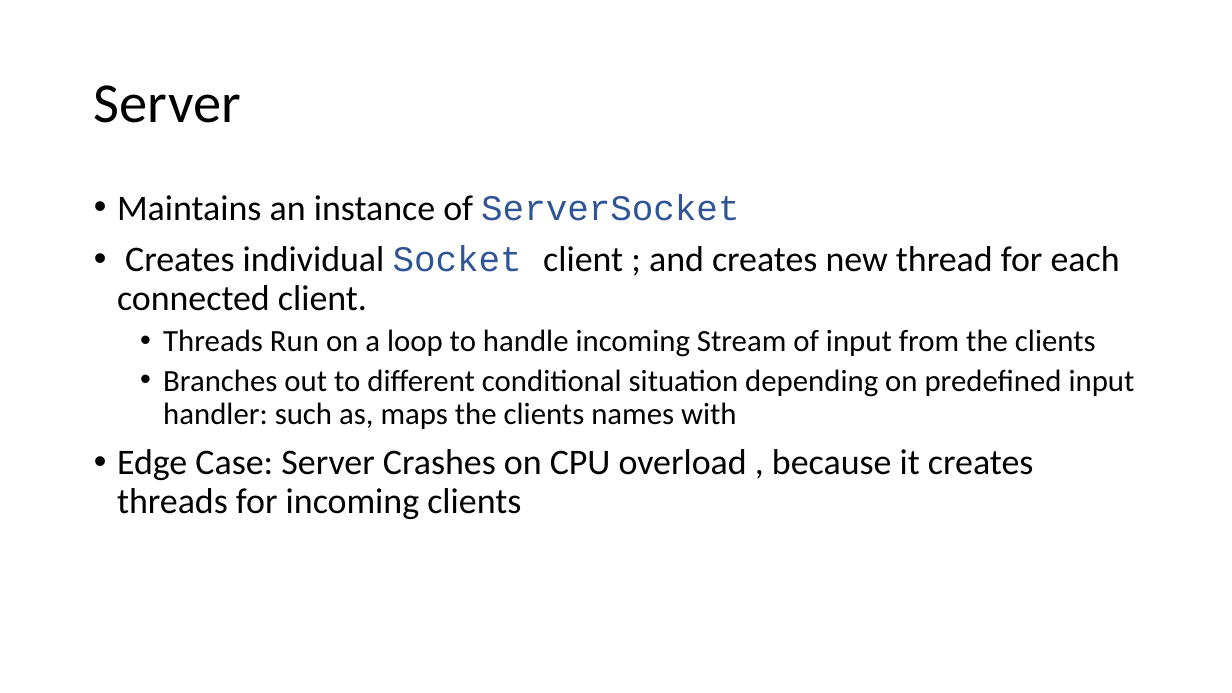
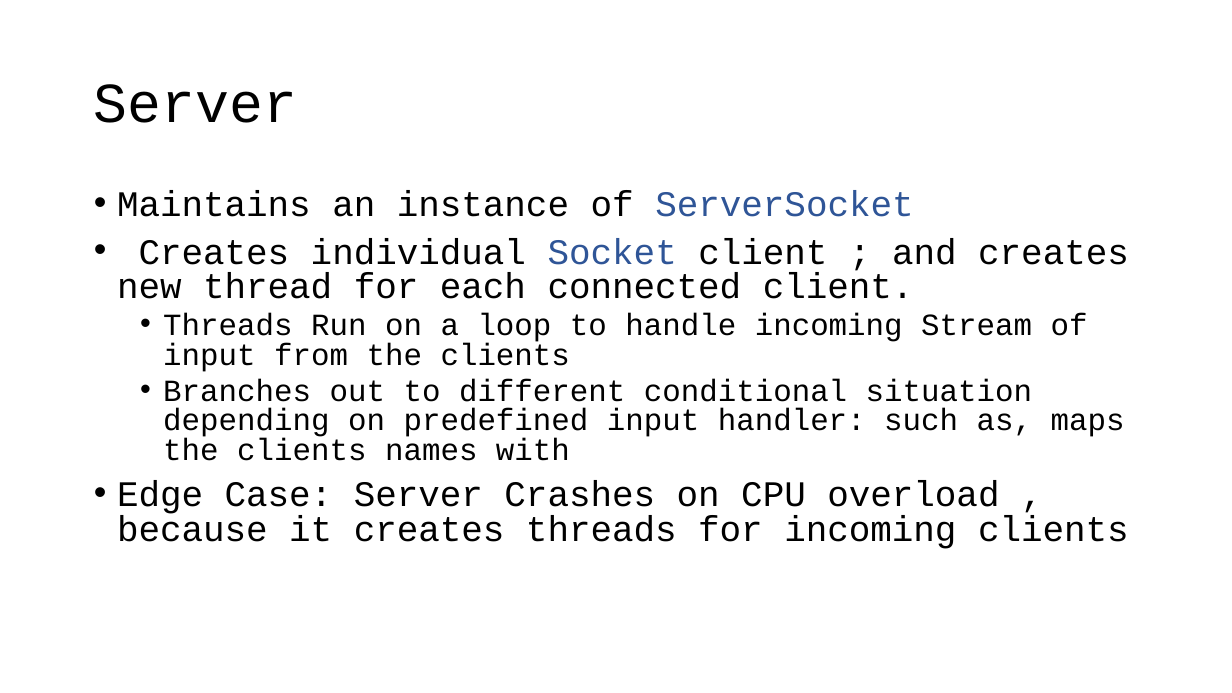
Before and after one commit to rahman-ashik/Demo-Game-Server, a slide deck: slide 5 of Game Server.pptx. Drawn at 1232x693 pixels with LibreOffice and Linux fonts; fonts in the diff are those of the drawing. Boxes give left, top, right and bottom in pixels: in the first picture for what was removed or moved away, otherwise in the second. Text is boxed around its words. In the diff, an @@ line names an element or a change of style, - is before the commit and + after.

```diff
--- a/Game Server.pptx
+++ b/Game Server.pptx
@@ title "Server" at (x1=94, y1=84, x2=297, y2=123): font Calibri to Courier New @@
@@ text "Maintains an instance of ServerSocket" at (x1=117, y1=191, x2=1129, y2=549): font Calibri to Courier New; line spacing 0.9 to 0.8 @@
```
Also in this commit, not shown: 4 other slides changed, 2 other files.
